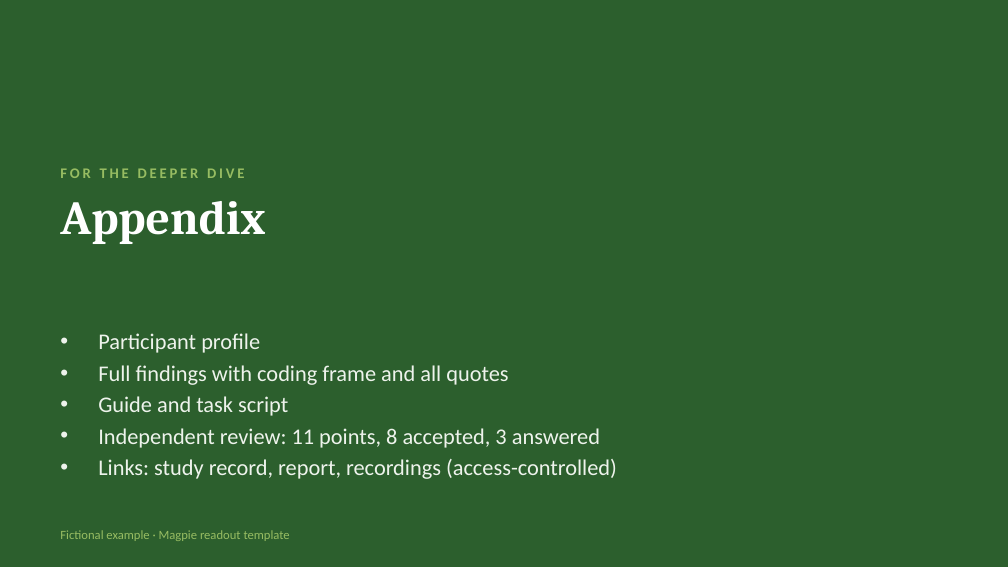
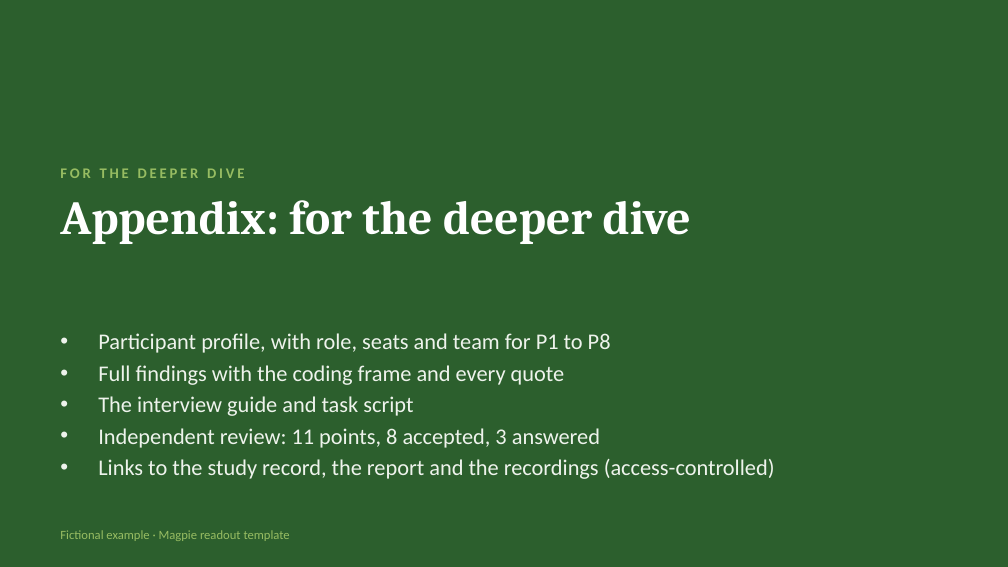
Before and after one commit to kirstenhosic/user-research-assistant, a slide deck: slide 14 of docs/examples/example-readout.pptx. Drawn at 1008x567 pixels with LibreOffice and Linux fonts; fonts in the diff are those of the drawing. Boxes give left, top, right and bottom in pixels: in the first picture for what was removed or moved away, otherwise in the second. Text is boxed around its words. In the diff, an @@ line names an element or a change of style, - is before the commit and + after.

```diff
--- a/docs/examples/example-readout.pptx
+++ b/docs/examples/example-readout.pptx
@@ title at bbox=[60, 200, 691, 244]: text changed @@
-Appendix
+Appendix: for the deeper dive
@@ text at bbox=[98, 333, 611, 416]: text changed @@
-• Participant profile
-• Full findings with coding frame and all quotes
-• Guide and task script
+• Participant profile, with role, seats and team for P1 to P8
+• Full findings with the coding frame and every quote
+• The interview guide and task script
@@ text at bbox=[98, 459, 775, 479]: text changed @@
-• Links: study record, report, recordings (access-controlled)
+• Links to the study record, the report and the recordings (access-controlled)
```
Also in this commit, not shown: 13 other slides changed, 1 slide added, 7 other files.
